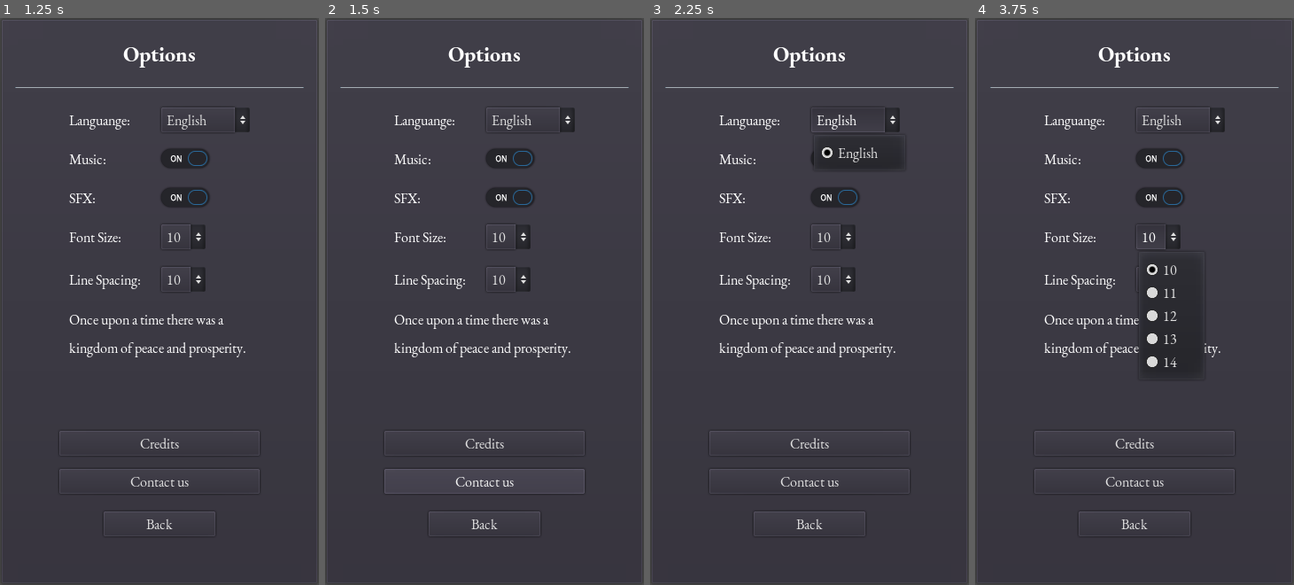
Above: before the commit, frames 1-4 (left to right).
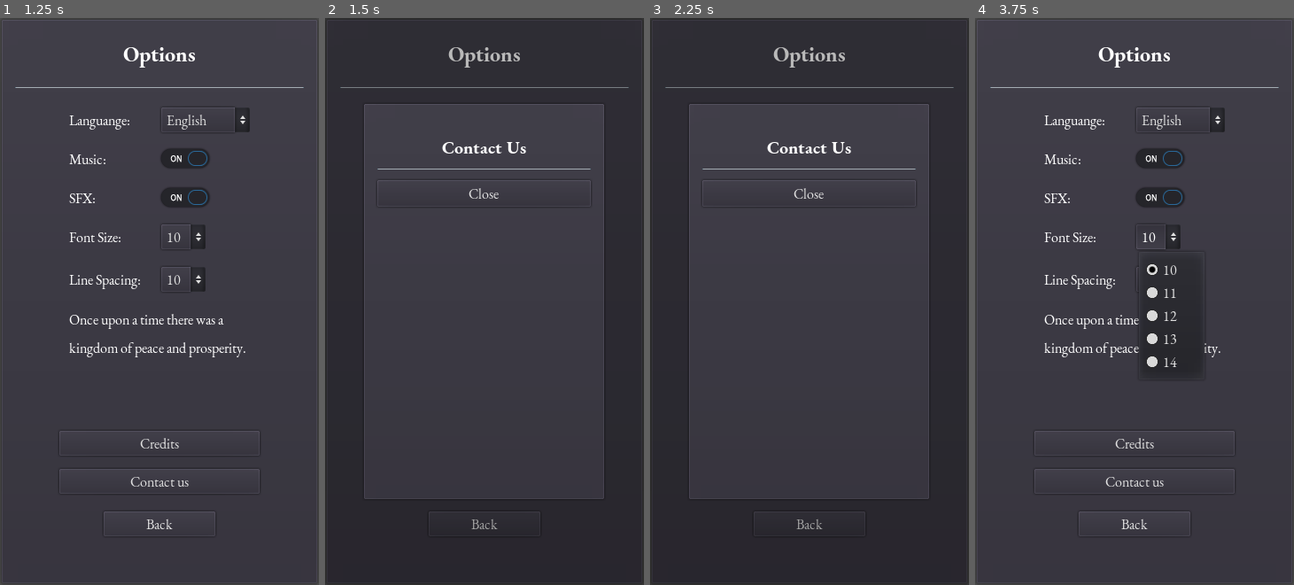
Above: after the commit, the same moments.

Repository: philipuriarte/A-Churchyard-of-Orphans
Game: Godot game, scene res://scenes/main.tscn
Same seed, same stepped clock (60 frames per second), same inputs: the game is played once before the commit and once after it.
Inputs (mouse positions are in pixels of both pictures, inside the frame that each line leads up to):
- Up to frame 1 (1.25 s): click "Options" at 0.5 s
- Up to frame 2 (1.5 s): click "Contact us" at 1.25 s
- Up to frame 3 (2.25 s): click "English" at 2 s
- Up to frame 4 (3.75 s): click (1160, 199) at 2.75 s; click "10" at 3.5 s

Frame 1 is identical in both runs. In frame 2, 5.0% of the frame differs, in the area x 0-100%, y 0-91%; in frame 3, 5.1%; in frame 4, nothing differs.

Commit message:
Add functionality to contact button

Diff:
--- a/logic/options_screen/options_screen.gd
+++ b/logic/options_screen/options_screen.gd
@@ -4,6 +4,7 @@
 var previous_screen: String
 
 onready var popup_credits: Popup = $"%PopupCredits"
+onready var popup_contact: Popup = $"%PopupContact"
 
 
 # Set options to saved options
@@ -19,7 +20,7 @@
 
 # Trigger when user presses ContactButton
 func _on_ContactButton_pressed() -> void:
-	print("User pressed Contact us")
+	popup_contact.popup_centered()
 
 
 # Change scene to previous_screen
--- a/scenes/options_screen/options_screen.tscn
+++ b/scenes/options_screen/options_screen.tscn
@@ -1,10 +1,11 @@
-[gd_scene load_steps=6 format=2]
+[gd_scene load_steps=7 format=2]
 
 [ext_resource path="res://logic/options_screen/options_screen.gd" type="Script" id=1]
 [ext_resource path="res://scenes/options_screen/popup_credits.tscn" type="PackedScene" id=2]
 [ext_resource path="res://resources/game_theme.tres" type="Theme" id=3]
 [ext_resource path="res://resources/fonts/ebgaramond_bold_24.tres" type="DynamicFont" id=4]
 [ext_resource path="res://scenes/options_screen/options_container.tscn" type="PackedScene" id=5]
+[ext_resource path="res://scenes/options_screen/popup_contact.tscn" type="PackedScene" id=6]
 
 [node name="OptionsScreen" type="PanelContainer"]
 anchor_right = 1.0
@@ -13,6 +14,8 @@
 script = ExtResource( 1 )
 
 [node name="PopupCredits" parent="." instance=ExtResource( 2 )]
+
+[node name="PopupContact" parent="." instance=ExtResource( 6 )]
 
 [node name="MarginContainer" type="MarginContainer" parent="."]
 margin_left = 7.0
--- /dev/null
+++ b/scenes/options_screen/popup_contact.tscn
@@ -0,0 +1,70 @@
+[gd_scene load_steps=3 format=2]
+
+[ext_resource path="res://logic/options_screen/popup_credits.gd" type="Script" id=1]
+[ext_resource path="res://resources/fonts/ebgaramond_bold_20.tres" type="DynamicFont" id=2]
+
+[node name="PopupContact" type="Popup"]
+unique_name_in_owner = true
+margin_right = 360.0
+margin_bottom = 640.0
+rect_min_size = Vector2( 360, 640 )
+script = ExtResource( 1 )
+
+[node name="Overlay" type="ColorRect" parent="."]
+anchor_right = 1.0
+anchor_bottom = 1.0
+mouse_filter = 1
+color = Color( 0, 0, 0, 0.27451 )
+
+[node name="ContactScreenContainer" type="CenterContainer" parent="."]
+anchor_right = 1.0
+anchor_bottom = 1.0
+mouse_filter = 2
+
+[node name="ContactScreen" type="PanelContainer" parent="ContactScreenContainer"]
+margin_left = 42.0
+margin_top = 95.0
+margin_right = 317.0
+margin_bottom = 545.0
+rect_min_size = Vector2( 275, 450 )
+
+[node name="ContactMargin" type="MarginContainer" parent="ContactScreenContainer/ContactScreen"]
+margin_left = 7.0
+margin_top = 7.0
+margin_right = 268.0
+margin_bottom = 443.0
+custom_constants/margin_right = 10
+custom_constants/margin_top = 30
+custom_constants/margin_left = 10
+custom_constants/margin_bottom = 10
+
+[node name="ContactContainer" type="VBoxContainer" parent="ContactScreenContainer/ContactScreen/ContactMargin"]
+margin_left = 10.0
+margin_top = 30.0
+margin_right = 251.0
+margin_bottom = 426.0
+custom_constants/separation = 10
+
+[node name="ContactLabel" type="Label" parent="ContactScreenContainer/ContactScreen/ContactMargin/ContactContainer"]
+margin_right = 241.0
+margin_bottom = 27.0
+custom_fonts/font = ExtResource( 2 )
+text = "Contact Us"
+align = 1
+
+[node name="ContactSeparator" type="HSeparator" parent="ContactScreenContainer/ContactScreen/ContactMargin/ContactContainer"]
+margin_top = 37.0
+margin_right = 241.0
+margin_bottom = 41.0
+
+[node name="CloseButton" type="Button" parent="ContactScreenContainer/ContactScreen/ContactMargin/ContactContainer"]
+margin_top = 51.0
+margin_right = 241.0
+margin_bottom = 81.0
+rect_min_size = Vector2( 0, 30 )
+focus_mode = 0
+enabled_focus_mode = 0
+text = "Close"
+
+[connection signal="gui_input" from="Overlay" to="." method="_on_Overlay_gui_input"]
+[connection signal="pressed" from="ContactScreenContainer/ContactScreen/ContactMargin/ContactContainer/CloseButton" to="." method="_on_CloseButton_pressed"]
